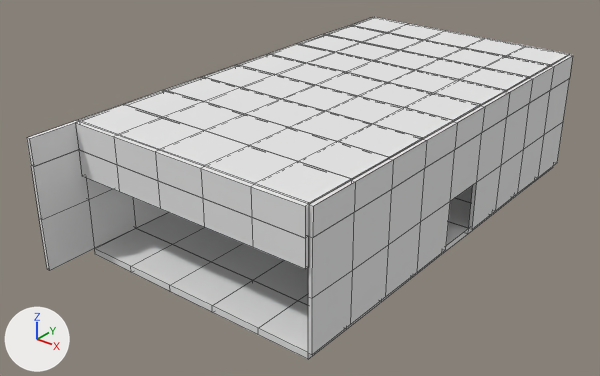
Before and after pictures for a commit that changed the Blender file DiningRoom.blend.
The view is the same before and after, from a 50 mm camera at (22.55, -34.08, 15.38) aimed at (4.3, -11.26, 1.23). Every picture has the same lights, and +X, +Y and +Z are marked at lower left. Mesh edges are drawn as thin lines.

Script lines for the objects in view, before the commit:
```python
ob_diningroomwallb0left = bpy.data.objects.new('DiningRoomWallB0Left', me_concertroomwall_0_15x2x2)
ob_diningroomwallb0left.location = (-0.15, -19.98, 0.0)
ob_diningroomwallb0left.rotation_euler = (1.571, 0.0, 1.571)  # degrees (90, 0, 90)
ob_diningroomwallb0right = bpy.data.objects.new('DiningRoomWallB0Right', me_concertroomwall_0_15x2x2)
ob_diningroomwallb0right.location = (10.15, -10.0, 0.0)
ob_diningroomwallb0right.rotation_euler = (1.571, 0.0, 4.712)  # degrees (90, 0, 270)
ob_diningroomwallb1left = bpy.data.objects.new('DiningRoomWallB1Left', me_concertroomwallstripes_0_15x2x2)
ob_diningroomwallb1left.location = (-0.15, -19.98, 2.0)
ob_diningroomwallb1left.rotation_euler = (1.571, 0.0, 1.571)  # degrees (90, 0, 90)
ob_diningroomwallb2left = bpy.data.objects.new('DiningRoomWallB2Left', me_concertroomwall_0_15x2x1)
ob_diningroomwallb2left.location = (-0.15, -19.98, 4.0)
ob_diningroomwallb2left.rotation_euler = (1.571, 0.0, 1.571)  # degrees (90, 0, 90)
# also in view: 'DiningRoomWallB2Right' at (10.08, -9.0, 4.5); 'DiningRoomFloorTiles' at (5.0, -9.0, -0.13); 'DiningRoomWallB2Front' at (5.0, -18.07, 4.5); 'DiningRoomWallB1Front.001' at (5.0, -18.07, 3.5); 'DiningRoomWallB0Right.001' at (10.08, -4.0, 1.0)
```
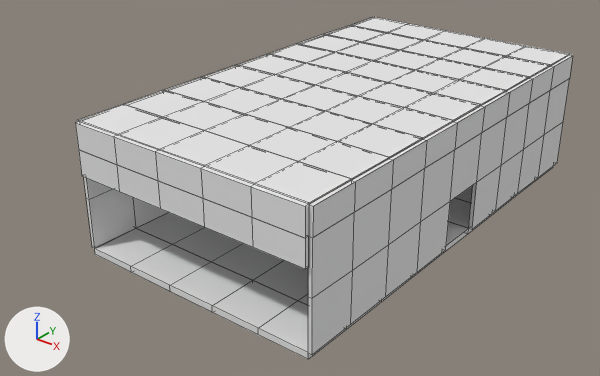
The change, as JSON lines over the scene's bpy script:
```json
{"op": "set", "path": "ob_diningroomwallb2left.location", "old": "(-0.15, -19.98, 4.0)", "new": "(-0.15, -17.98, 4.0)"}
{"block": "ob_diningroomwallb2left", "where": "_m = ob_diningroomwallb2left.modifiers.new('Array', 'ARRAY')"}
{"op": "set", "path": "_m.count", "old": "10", "new": "9"}
{"op": "set", "path": "ob_diningroomwallb1left.location", "old": "(-0.15, -19.98, 2.0)", "new": "(-0.15, -17.98, 2.0)"}
{"block": "ob_diningroomwallb1left", "where": "_m = ob_diningroomwallb1left.modifiers.new('Array', 'ARRAY')"}
{"op": "set", "path": "_m.count", "old": "10", "new": "9"}
{"op": "set", "path": "ob_diningroomwallb0left.location", "old": "(-0.15, -19.98, 0.0)", "new": "(-0.15, -17.98, 0.0)"}
{"block": "ob_diningroomwallb0left", "where": "_m = ob_diningroomwallb0left.modifiers.new('Array', 'ARRAY')"}
{"op": "set", "path": "_m.count", "old": "5", "new": "4"}
```

Location of each change, [x1, y1, x2, y2] in pixels of the pictures (600 x 376 px):
```json
{"object": "DiningRoomWallB0Left", "change": "moved, modifiers changed", "before": [39, 189, 168, 271], "after": [86, 189, 168, 248]}
{"object": "DiningRoomWallB1Left", "change": "moved, modifiers changed", "before": [31, 150, 113, 220], "after": [84, 177, 113, 200]}
{"object": "DiningRoomWallB2Left", "change": "moved, modifiers changed", "before": [27, 17, 373, 167], "after": [77, 17, 373, 122]}
```
